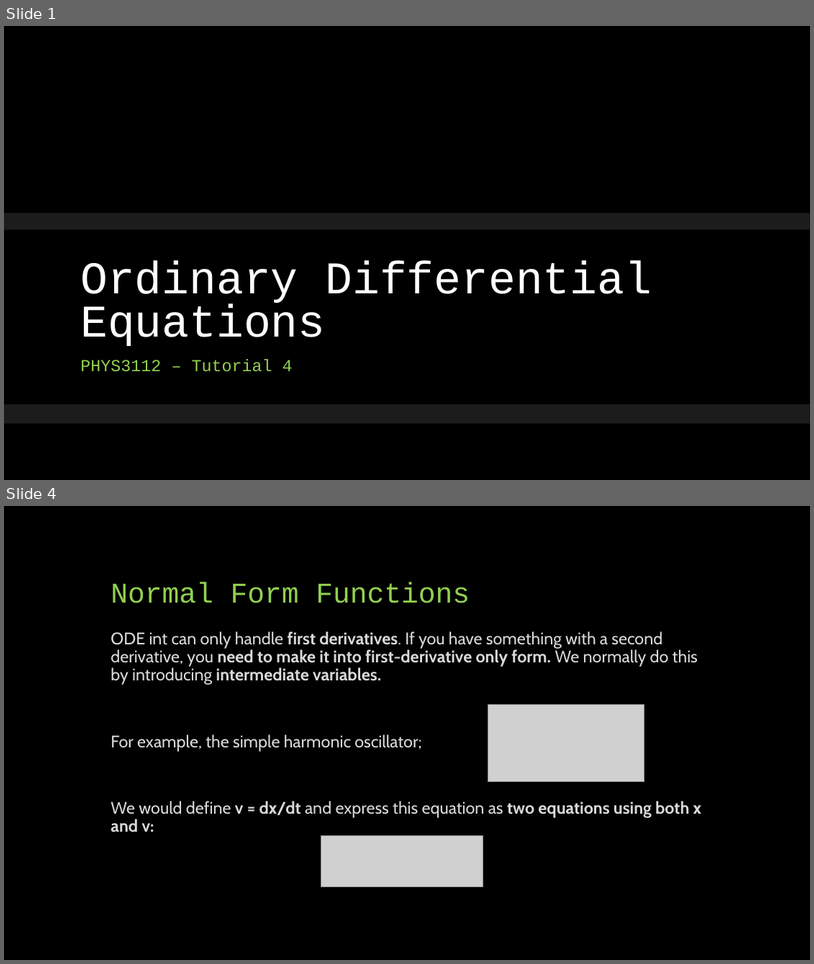
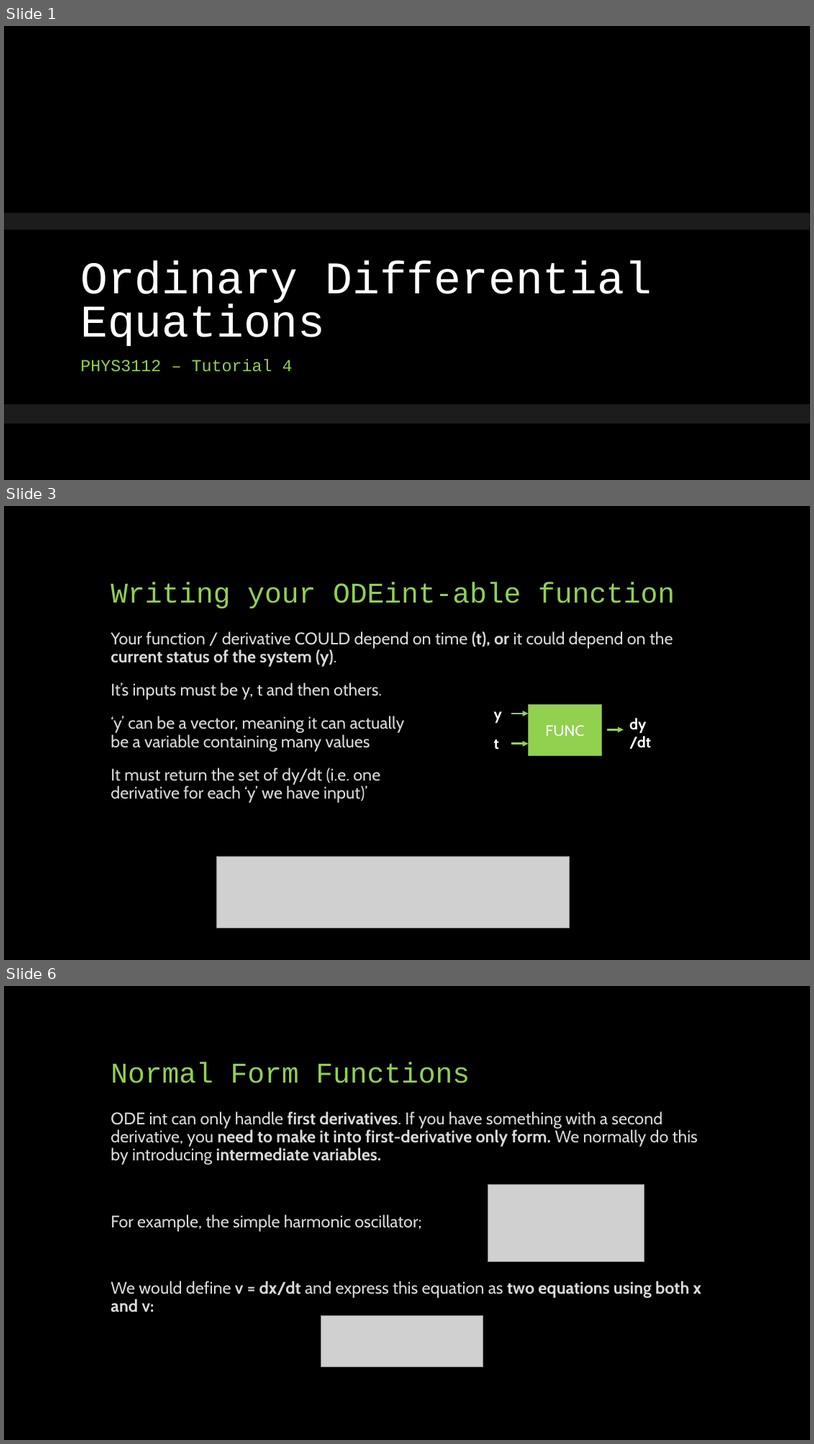
Before and after one commit to phys3112/Tutorials-2020, a slide deck: Tutorial 3 ODEs (USEFUL FOR ASSIGNMENT 1)/Tutorial 3 Presentation.pptx. Shown one above the other, each under a label of ours: slides 1 and 4 before the commit, slides 1, 3 and 6 after it; the slides between them are not shown. The pictures are 814x964 and 814x1444 pixels, drawn with LibreOffice and Linux fonts; fonts in the diff are those of the drawing; grey boxes stand for pictures; background and template pictures are left out. Boxes give left, top, right and bottom in pixels: in the first picture for what was removed or moved away, otherwise in the second. Text is boxed around its words. In the diff, an @@ line names an element or a change of style, - is before the commit and + after.

```diff
--- a/Tutorial 3 ODEs (USEFUL FOR ASSIGNMENT 1)/Tutorial 3 Presentation.pptx
+++ b/Tutorial 3 ODEs (USEFUL FOR ASSIGNMENT 1)/Tutorial 3 Presentation.pptx
@@ slide 3 added at (4, 506, 810, 960), background #000000 @@
@@ title added at (111, 582, 675, 609), 34 pt, text #92D050 @@
+Writing your ODEint-able function
@@ text added at (111, 631, 673, 803), 20 pt, text #D9D9D9 @@
+Your function / derivative COULD depend on time (t), or it could depend on the current status of the system (y).
+It’s inputs must be y, t and then others.
+‘y’ can be a vector, meaning it can actually
+be a variable containing many values
+It must return the set of dy/dt (i.e. one
+derivative for each ‘y’ we have input)’
@@ text added at (494, 711, 502, 723), 18 pt, text #FFFFFF, bold @@
+y
@@ arrow added from (512, 713) to (528, 713), #92D050 2.25 pt @@
@@ rectangle added at (528, 705, 602, 756), fill #92D050, outline #6C9A3B 1 pt, 18 pt, text #FFFFFF @@
+FUNC
@@ text added at (630, 718, 651, 749), 18 pt, text #FFFFFF, bold @@
+dy/dt
@@ text added at (494, 739, 499, 749), 18 pt, text #FFFFFF, bold @@
+t
@@ arrow added from (607, 730) to (624, 730), #92D050 2.25 pt @@
@@ arrow added from (512, 744) to (528, 744), #92D050 2.25 pt @@
@@ picture added at (217, 856, 570, 928) @@
@@ what was slide 4 is now slide 6 @@
```
Also in this commit, not shown: 1 slide changed, 3 other slides added, 2 slides removed, 1 other file.
